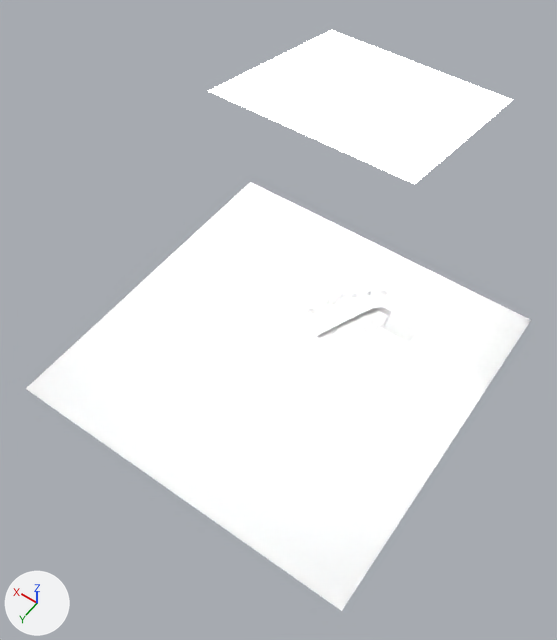
The Blender file Projekt/04-Shots/kamerafahrt-Szene-6.blend as it was, and as the next commit left it.
Before and after are seen from a 50 mm lens placed at (-11.2, 16.4, 27.8), pointed at (-0.2, 0.9, 3.5). Arrows for +X, +Y and +Z are at lower left; the lights stay in place.

Names of what the first picture shows: 'Plane', 'welt_horizont'.
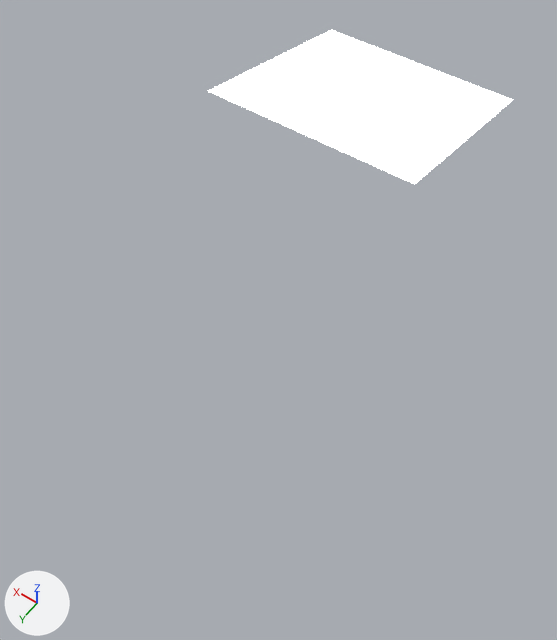
Pixel boxes (x1, y1, x2, y2) of what changed, in the pictures (557 x 640 px):
'welt_horizont', deleted, hidden
    before: (26, 182, 531, 611)

What changed in the scene script:
```text
Remove ob_welt_horizont:
    ob_welt_horizont = bpy.data.objects.new('welt_horizont', None)
Remove ob_horizont_of_doom:
    ob_horizont_of_doom = bpy.data.objects.new('horizont-of-doom', None)
Remove ob_ampel:
    ob_ampel = bpy.data.objects.new('ampel', None)
Remove ob_finish:
    ob_finish = bpy.data.objects.new('finish', None)
Remove ob_busch_mit_ganz_tollen_bluehten_011:
    ob_busch_mit_ganz_tollen_bluehten_011 = bpy.data.objects.new('busch-mit-ganz-tollen-bluehten.011', None)
Remove ob_busch_mit_ganz_tollen_bluehten_010:
    ob_busch_mit_ganz_tollen_bluehten_010 = bpy.data.objects.new('busch-mit-ganz-tollen-bluehten.010', None)
Remove ob_busch_mit_ganz_tollen_bluehten_009:
    ob_busch_mit_ganz_tollen_bluehten_009 = bpy.data.objects.new('busch-mit-ganz-tollen-bluehten.009', None)
Remove ob_busch_mit_ganz_tollen_bluehten_008:
    ob_busch_mit_ganz_tollen_bluehten_008 = bpy.data.objects.new('busch-mit-ganz-tollen-bluehten.008', None)
Remove ob_busch_mit_ganz_tollen_bluehten_007:
    ob_busch_mit_ganz_tollen_bluehten_007 = bpy.data.objects.new('busch-mit-ganz-tollen-bluehten.007', None)
Remove ob_busch_mit_ganz_tollen_bluehten_006:
    ob_busch_mit_ganz_tollen_bluehten_006 = bpy.data.objects.new('busch-mit-ganz-tollen-bluehten.006', None)
Remove ob_busch_mit_ganz_tollen_bluehten_005:
    ob_busch_mit_ganz_tollen_bluehten_005 = bpy.data.objects.new('busch-mit-ganz-tollen-bluehten.005', None)
Remove ob_busch_mit_ganz_tollen_bluehten_004:
    ob_busch_mit_ganz_tollen_bluehten_004 = bpy.data.objects.new('busch-mit-ganz-tollen-bluehten.004', None)
Remove ob_busch_mit_ganz_tollen_bluehten_003:
    ob_busch_mit_ganz_tollen_bluehten_003 = bpy.data.objects.new('busch-mit-ganz-tollen-bluehten.003', None)
Remove ob_busch_mit_ganz_tollen_bluehten_002:
    ob_busch_mit_ganz_tollen_bluehten_002 = bpy.data.objects.new('busch-mit-ganz-tollen-bluehten.002', None)
Remove ob_busch_mit_ganz_tollen_bluehten_001:
    ob_busch_mit_ganz_tollen_bluehten_001 = bpy.data.objects.new('busch-mit-ganz-tollen-bluehten.001', None)
Remove ob_busch_mit_ganz_tollen_bluehten:
    ob_busch_mit_ganz_tollen_bluehten = bpy.data.objects.new('busch-mit-ganz-tollen-bluehten', None)
Remove ob_baum_birke_010:
    ob_baum_birke_010 = bpy.data.objects.new('baum_birke.010', None)
Remove ob_baum_birke_009:
    ob_baum_birke_009 = bpy.data.objects.new('baum_birke.009', None)
Remove ob_baum_birke_008:
    ob_baum_birke_008 = bpy.data.objects.new('baum_birke.008', None)
Remove ob_baum_birke_007:
    ob_baum_birke_007 = bpy.data.objects.new('baum_birke.007', None)
Remove ob_baum_birke_006:
    ob_baum_birke_006 = bpy.data.objects.new('baum_birke.006', None)
Remove ob_baum_birke_005:
    ob_baum_birke_005 = bpy.data.objects.new('baum_birke.005', None)
Remove ob_baum_birke_004:
    ob_baum_birke_004 = bpy.data.objects.new('baum_birke.004', None)
Remove ob_baum_birke_003:
    ob_baum_birke_003 = bpy.data.objects.new('baum_birke.003', None)
Remove ob_baum_birke_002:
    ob_baum_birke_002 = bpy.data.objects.new('baum_birke.002', None)
Remove ob_baum_birke_001:
    ob_baum_birke_001 = bpy.data.objects.new('baum_birke.001', None)
Remove ob_baum_birke:
    ob_baum_birke = bpy.data.objects.new('baum_birke', None)
Remove ob_char:
    ob_char = bpy.data.objects.new('char', None)
Remove ob_mini:
    ob_mini = bpy.data.objects.new('mini', None)
Remove ob_haus:
    ob_haus = bpy.data.objects.new('haus', None)
Remove ob_holzboot:
    ob_holzboot = bpy.data.objects.new('holzboot', None)
Remove ob_see:
    ob_see = bpy.data.objects.new('see', None)
Remove ob_berch:
    ob_berch = bpy.data.objects.new('berch', None)
Remove ob_map:
    ob_map = bpy.data.objects.new('map', me_plane_001)
Remove ob_beziercurve:
    ob_beziercurve = bpy.data.objects.new('BezierCurve', cu_beziercurve_001)
Remove ob_strecke:
    ob_strecke = bpy.data.objects.new('strecke', None)
Remove ob_plane_001:
    ob_plane_001 = bpy.data.objects.new('Plane.001', me_plane_002)
```
